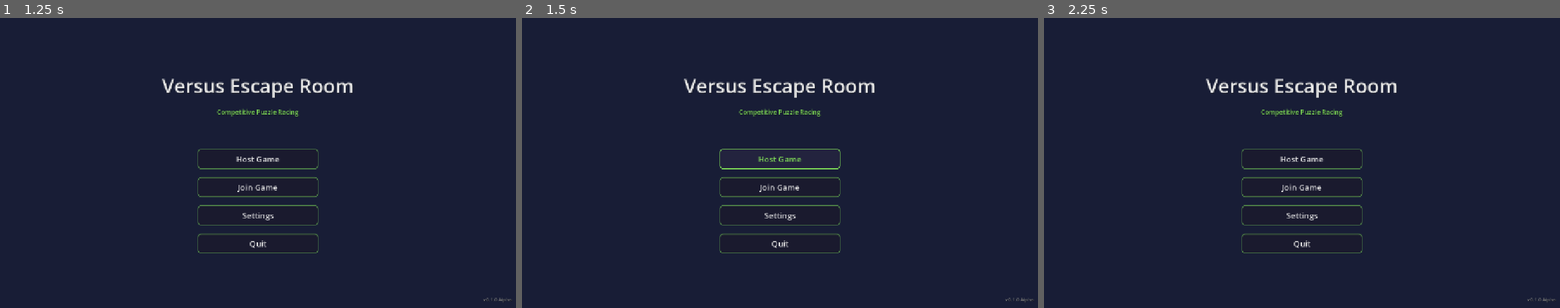
Above: before the commit, frames 1-3 (left to right).
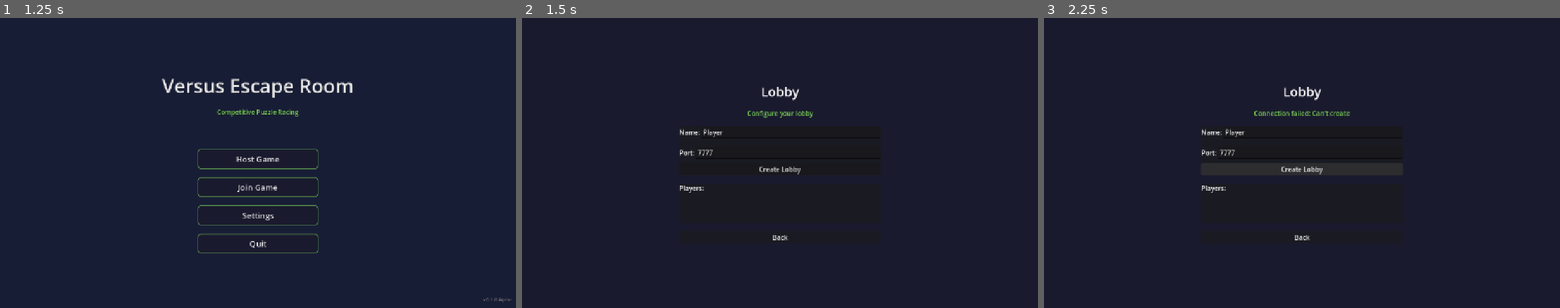
Above: after the commit, the same moments.

Repository: giykim/multiplayer-versus-escape-room
Game: Godot game, scene res://src/ui/MainMenu.tscn
Two runs of this game, one before a commit and one after it. Both use one fixed random seed, a clock stepped at 60 frames per second and the inputs below.
Inputs (mouse positions are in pixels of both pictures, inside the frame that each line leads up to):
- Up to frame 1 (1.25 s): tap Enter at 0.5 s; move the mouse to (371, 148) at 0.52 s; hold D (move_right) from 0.53 s (still down); hold E (interact) from 0.53 s (still down); click (371, 148) at 0.67 s
- Up to frame 2 (1.5 s): release D (move_right) at 1.25 s; release E (interact) at 1.25 s; click "Host Game" at 1.25 s
- Up to frame 3 (2.25 s): click (1302, 168) at 2 s, where only the run after the commit has a clickable "Create Lobby"

Frame 1 is identical in both runs. In frame 2, 7.1% of the frame differs, in the area x 30-99%, y 20-98%; in frame 3, 4.8%.
Error before the commit: Parse Error: Preload file "res://src/ui/PlayerListItem.tscn" does not exist. (res://src/ui/Lobby.gd:28)

Commit message:
Fix critical bugs found in code review
- Fix double RPC call in NetworkManager.request_start_game()
- Fix double puzzle completion notification in multiplayer
- Fix invalid preload syntax in Lobby.gd
- Fix unsafe node access for IP label hiding
- Fix player collision layers (was inverted)
- Add null-safe audio file loading with warnings

Co-Authored-By: Claude Opus 4.5 <noreply@anthropic.com>

Diff:
--- a/src/autoload/AudioManager.gd
+++ b/src/autoload/AudioManager.gd
@@ -77,6 +77,11 @@
 
 	var track_path = _get_track_path(track)
 	if track_path.is_empty():
+		return
+
+	# Check if file exists before loading
+	if not ResourceLoader.exists(track_path):
+		push_warning("[AudioManager] Music file not found: %s" % track_path)
 		return
 
 	var stream = load(track_path)
--- a/src/autoload/NetworkManager.gd
+++ b/src/autoload/NetworkManager.gd
@@ -165,8 +165,8 @@
 func request_start_game() -> void:
 	if is_host:
 		var seed_value = randi()
+		# RPC will execute on all peers including host, so don't call locally
 		start_game.rpc(seed_value)
-		GameManager.start_match(seed_value)
 
 
 @rpc("any_peer", "reliable")
@@ -175,16 +175,20 @@
 	if sender_id == 0:
 		sender_id = local_player_id
 
-	GameManager.on_puzzle_solved(sender_id, puzzle_id, time_taken)
-
-	# Broadcast to all players
+	# Host processes locally, then broadcasts to clients only
 	if is_host:
-		_broadcast_puzzle_completion.rpc(sender_id, puzzle_id, time_taken)
+		GameManager.on_puzzle_solved(sender_id, puzzle_id, time_taken)
+		# Broadcast to clients (excluding host)
+		for peer_id in connected_players:
+			if peer_id != 1:  # Don't send to host (ourselves)
+				_broadcast_puzzle_completion.rpc_id(peer_id, sender_id, puzzle_id, time_taken)
 
 
 @rpc("authority", "reliable")
 func _broadcast_puzzle_completion(player_id: int, puzzle_id: String, time_taken: float) -> void:
-	GameManager.on_puzzle_solved(player_id, puzzle_id, time_taken)
+	# Only clients should receive this
+	if not is_host:
+		GameManager.on_puzzle_solved(player_id, puzzle_id, time_taken)
 
 
 func is_multiplayer_active() -> bool:
--- a/src/player/Player.tscn
+++ b/src/player/Player.tscn
@@ -10,8 +10,8 @@
 radius = 40.0
 
 [node name="Player" type="CharacterBody2D"]
-collision_layer = 2
-collision_mask = 1
+collision_layer = 1
+collision_mask = 2
 script = ExtResource("1_player")
 move_speed = 200.0
 acceleration = 1200.0
--- a/src/ui/Lobby.gd
+++ b/src/ui/Lobby.gd
@@ -24,8 +24,8 @@
 # Player ready states (peer_id -> is_ready)
 var player_ready_states: Dictionary = {}
 
-# Template for player list items
-const PLAYER_LIST_ITEM = preload("res://src/ui/PlayerListItem.tscn") if ResourceLoader.exists("res://src/ui/PlayerListItem.tscn") else null
+# Template for player list items (loaded dynamically if exists)
+var player_list_item_scene: PackedScene = null
 
 
 func _ready() -> void:
@@ -62,7 +62,9 @@
 	if is_hosting:
 		# Host mode - hide IP input, show different button text
 		ip_input.visible = false
-		ip_input.get_parent().get_node_or_null("IPLabel").visible = false if ip_input.get_parent().get_node_or_null("IPLabel") else true
+		var ip_label = ip_input.get_parent().get_node_or_null("IPLabel")
+		if ip_label:
+			ip_label.visible = false
 		connect_button.text = "Create Lobby"
 		status_label.text = "Configure your lobby"
 		start_button.visible = false  # Hidden until connected
Not shown, added: .claude/settings.local.json
